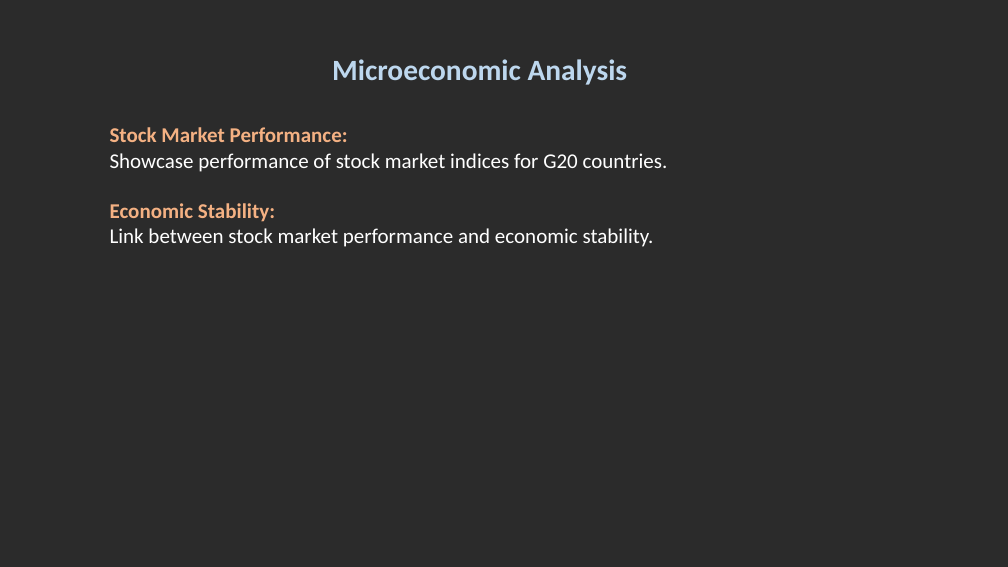
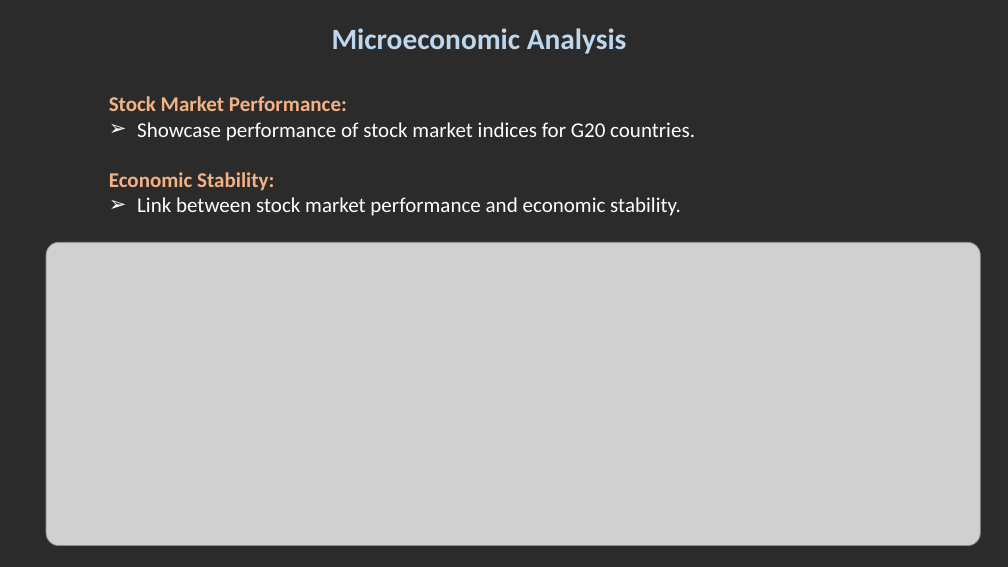
Before and after one commit to jash1112/Project_3, a slide deck: slide 8 of Presentation.pptx. Drawn at 1008x567 pixels with LibreOffice and Linux fonts; fonts in the diff are those of the drawing; grey boxes stand for pictures; background and template pictures are left out; a plain dark background stands for a picture behind light text. Boxes give left, top, right and bottom in pixels: in the first picture for what was removed or moved away, otherwise in the second. Text is boxed around its words. In the diff, an @@ line names an element or a change of style, - is before the commit and + after.

```diff
--- a/Presentation.pptx
+++ b/Presentation.pptx
@@ text "Microeconomic Analysis": place and size @@
-text "Microeconomic Analysis" at [110, 59, 668, 247]
+text "Microeconomic Analysis" at [109, 28, 695, 216]
@@ text at [137, 122, 695, 216]: bullet none to ➢ @@
@@ picture added at [46, 243, 981, 546] @@
```
Also in this commit, not shown: 7 other slides changed, 2 slides added, 1 slide removed.
